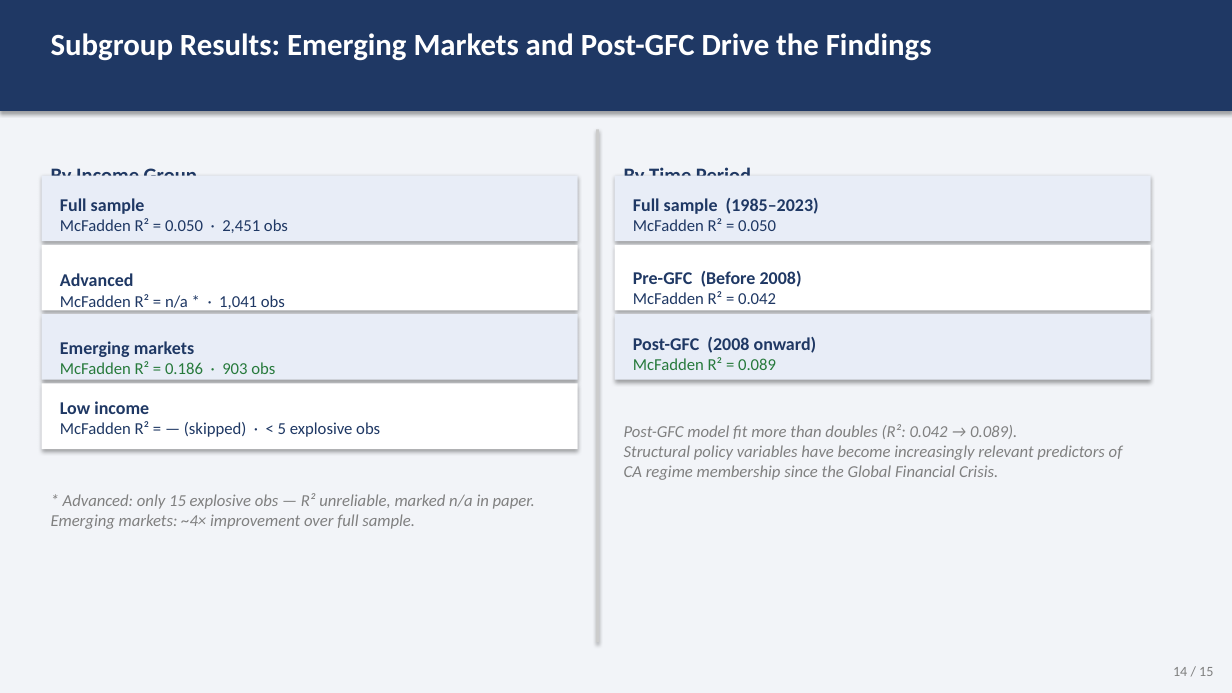
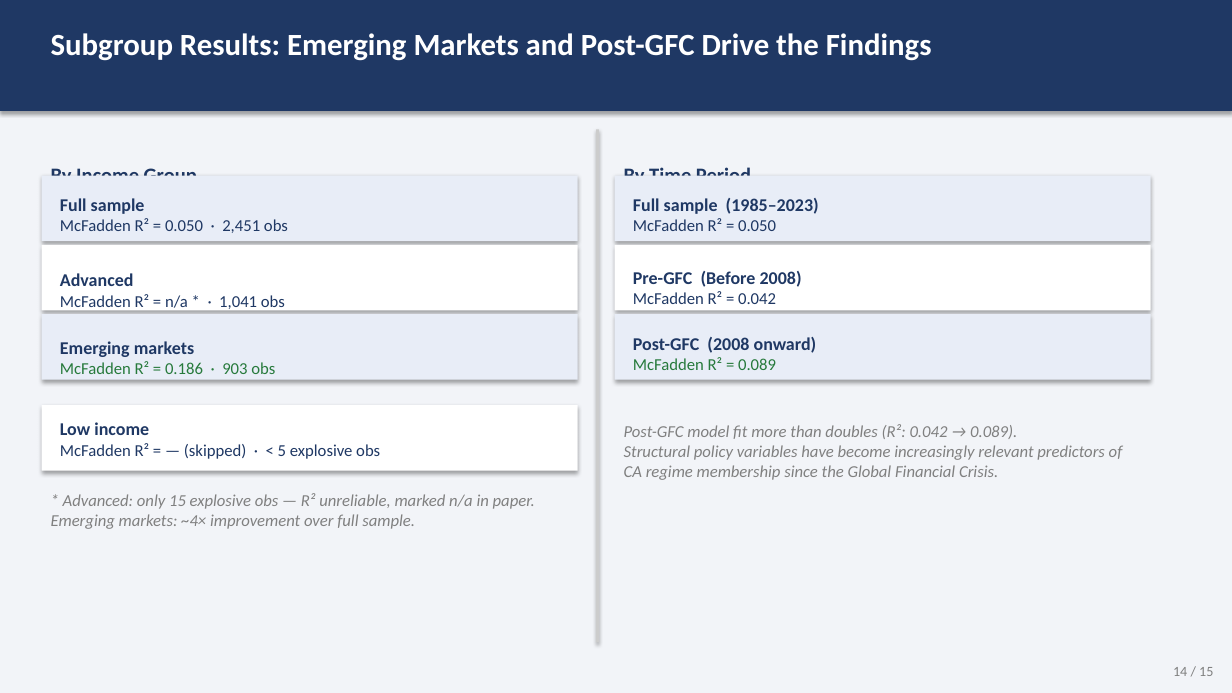
Before and after one commit to ec78/cab-persistency, a slide deck: slide 14 of updated_2025/slides/cab_persistency_slides.pptx. Drawn at 1232x693 pixels with LibreOffice and Linux fonts; fonts in the diff are those of the drawing. Boxes give left, top, right and bottom in pixels: in the first picture for what was removed or moved away, otherwise in the second. Text is boxed around its words. In the diff, an @@ line names an element or a change of style, - is before the commit and + after.

```diff
--- a/updated_2025/slides/cab_persistency_slides.pptx
+++ b/updated_2025/slides/cab_persistency_slides.pptx
@@ text "Low income" moved from (x1=60, y1=401, x2=380, y2=437) to (x1=60, y1=422, x2=380, y2=459) @@
@@ rectangle moved from (x1=42, y1=384, x2=578, y2=449) to (x1=42, y1=405, x2=578, y2=470) @@
```
Also in this commit, not shown: 3 other slides changed.
